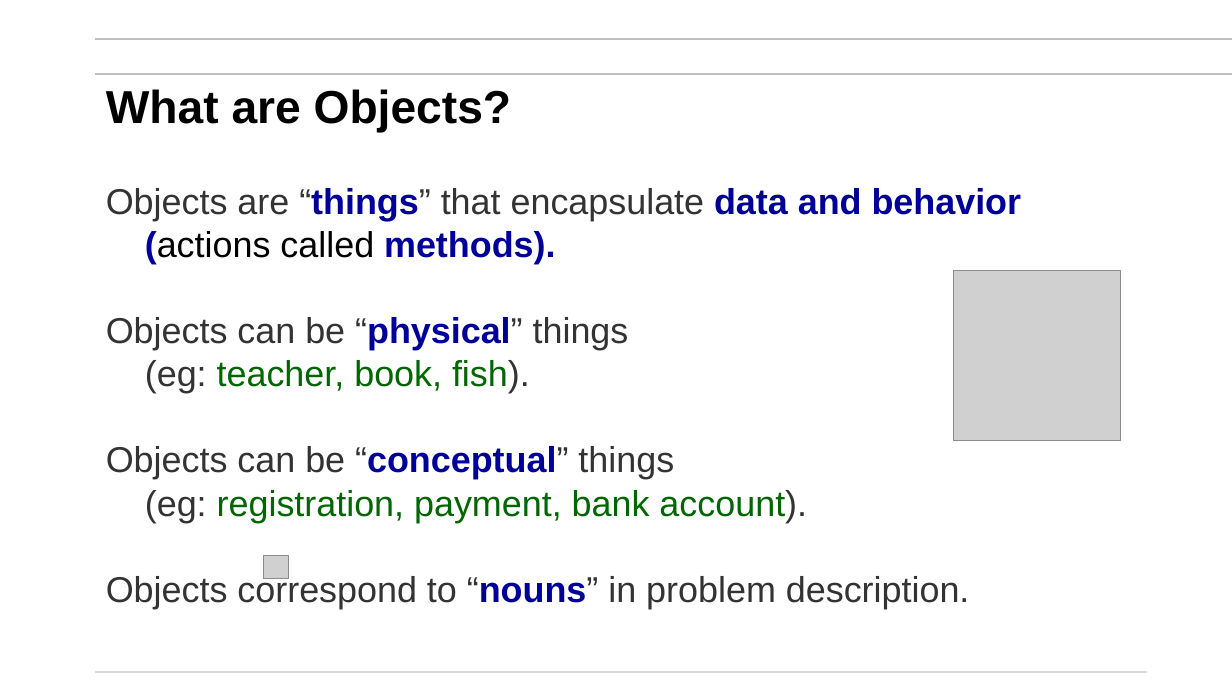
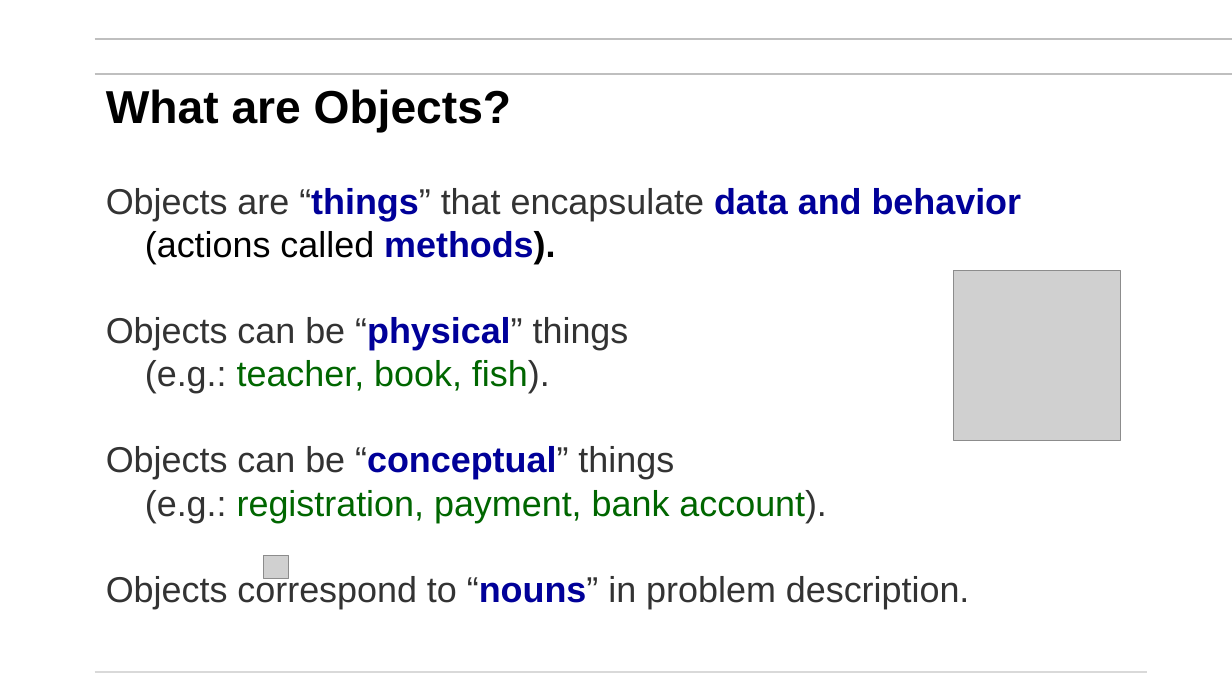
Before and after one commit to mikegrace2/CSEN160-Fall2026-Course-Website, a slide deck: slide 24 of lectures/Week02_ObjectOriented/1_ObjectOriented_V4.pptx (slide 25 before the commit). Drawn at 1232x693 pixels with LibreOffice and Linux fonts; fonts in the diff are those of the drawing; grey boxes stand for pictures; background and template pictures are left out. Boxes give left, top, right and bottom in pixels: in the first picture for what was removed or moved away, otherwise in the second. Text is boxed around its words. In the diff, an @@ line names an element or a change of style, - is before the commit and + after.

```diff
--- a/lectures/Week02_ObjectOriented/1_ObjectOriented_V4.pptx
+++ b/lectures/Week02_ObjectOriented/1_ObjectOriented_V4.pptx
@@ text at bbox=[106, 188, 1022, 264]: text colour #000099 to #000000 in "(actions methods)."; bold off in "(actions" @@
@@ text at bbox=[106, 317, 826, 522]: text changed @@
-Objects can be “physical” things
-(eg: teacher, book, fish).
-Objects can be “conceptual” things
-(eg: registration, payment, bank account).
+Objects can be “physical” things
+(e.g.: teacher, book, fish).
+Objects can be “conceptual” things
+(e.g.: registration, payment, bank account).
```
Also in this commit, not shown: 9 other slides changed, 1 other file.
